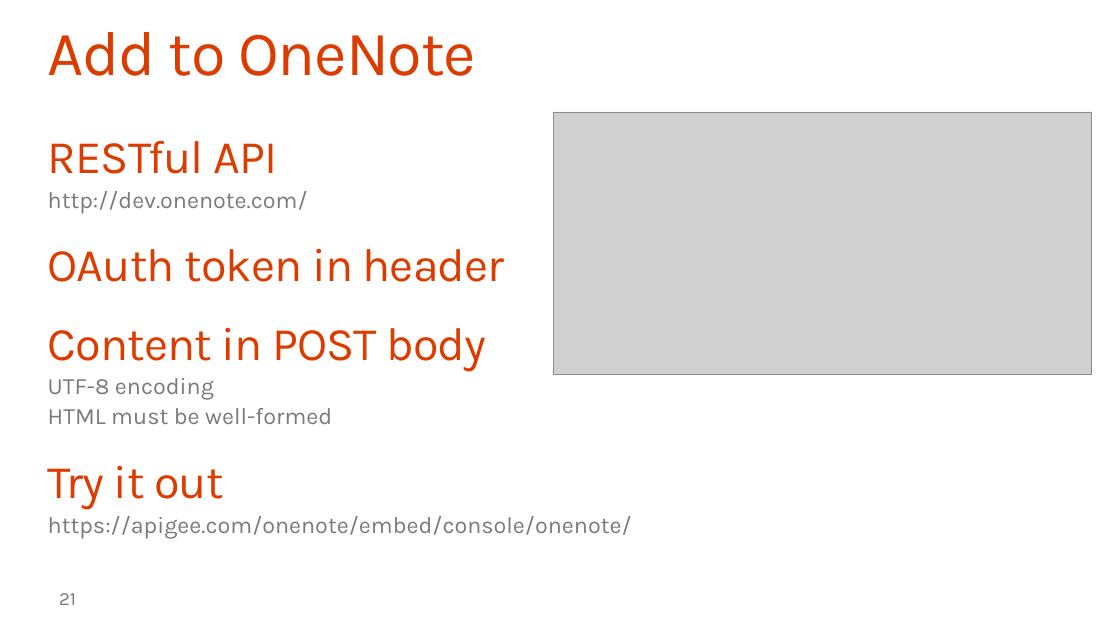
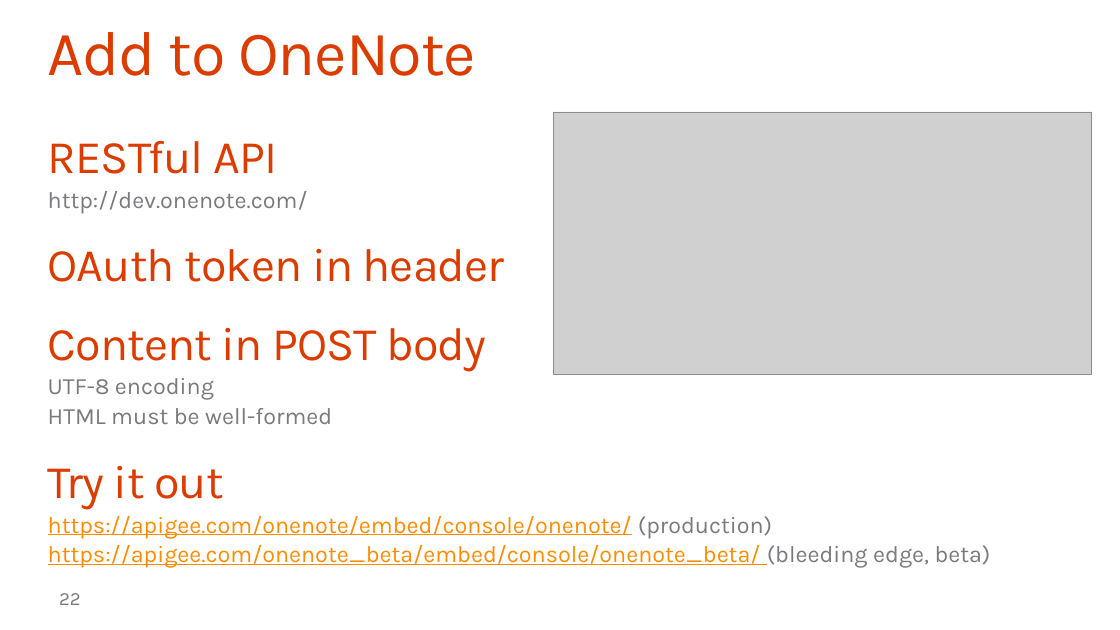
Before and after one commit to OfficeDev/TrainingContent, a slide deck: slide 22 of O3653-7 Deep Dive into the Office 365 APIs for OneNote services/O3653-7 Deep Dive into the Office 365 APIs for OneNote services.pptx (slide 21 before the commit). Drawn at 1120x630 pixels with LibreOffice and Linux fonts; fonts in the diff are those of the drawing; grey boxes stand for pictures; background and template pictures are left out. Boxes give left, top, right and bottom in pixels: in the first picture for what was removed or moved away, otherwise in the second. Text is boxed around its words. In the diff, an @@ line names an element or a change of style, - is before the commit and + after.

```diff
--- a/O3653-7 Deep Dive into the Office 365 APIs for OneNote services/O3653-7 Deep Dive into the Office 365 APIs for OneNote services.pptx
+++ b/O3653-7 Deep Dive into the Office 365 APIs for OneNote services/O3653-7 Deep Dive into the Office 365 APIs for OneNote services.pptx
@@ text at [48, 516, 991, 568]: text changed; text colour #797A7D to #FF8C00 @@
-  https://apigee.com/onenote/embed/console/onenote/
+  https://apigee.com/onenote/embed/console/onenote/ (production)
+  https://apigee.com/onenote_beta/embed/console/onenote_beta/ (bleeding edge, beta)
@@ page number at [59, 593, 81, 605]: text changed @@
-21
+22
```
Also in this commit, not shown: 6 other slides changed, 1 slide added.
